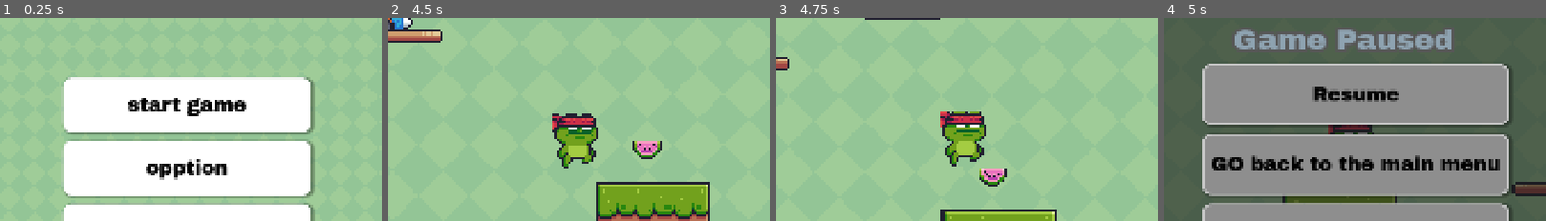
Above: before the commit, frames 1-4 (left to right).
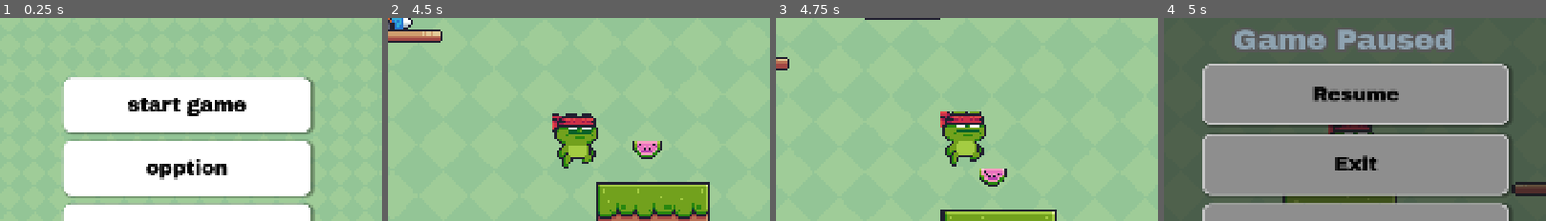
Above: after the commit, the same moments.

Repository: gamesphilo25-hash/godot-game-project
Game: Godot game, scene res://UI/main menue.tscn
The game is run twice, just before and just after one commit, with the same random seed, the same clock (stepped at 60 frames per second) and the same inputs.
Inputs:
- Up to frame 1 (0.25 s): no input
- Up to frame 2 (4.5 s): click "start game" at 0.5 s; hold D (right) 1.28-2.78 s; tap Space (jump) at 1.35, 1.52, 1.82, 2.1, 2.27, 2.57, 2.85, 3.6, 3.77, 4.07, 4.35 s; hold A (LEFT) 2.78-3.53 s; hold D (right) from 3.53 s (still down)
- Up to frame 3 (4.75 s): keep holding D (right); tap Space (jump) at 4.52 s
- Up to frame 4 (5 s): keep holding D (right); tap Space (jump) at 4.82 s; tap Escape (pause) at 4.9 s
The pictures show only the part of the screen within x 26-76%, y 21-71%; the shares and areas given below are measured in that part.

Frames 1-3 are identical in both runs. In frame 4, 3.2% of the frame differs, in the area x 12-88%, y 67-76%.

Commit message:
small change 2.0

Diff:
--- a/UI/canvas_layer.tscn
+++ /dev/null
@@ -1,80 +0,0 @@
-[gd_scene format=3 uid="uid://cdyui5vl600vc"]
-
-[ext_resource type="FontFile" uid="uid://dttdvx7wo0fay" path="res://world/stuff/BitcountSingle-VariableFont_CRSV,ELSH,ELXP,slnt,wght.ttf" id="1_bfbsr"]
-[ext_resource type="Texture2D" uid="uid://bclsoqepuhifd" path="res://world/stuff/cloectables/watermelon.svg" id="2_rxn48"]
-[ext_resource type="PackedScene" uid="uid://cndnuk5ddw02k" path="res://UI/pause.tscn" id="3_5xc7t"]
-[ext_resource type="Texture2D" uid="uid://dueohcohekhw3" path="res://icon.svg" id="4_rxn48"]
-
-[sub_resource type="StyleBoxFlat" id="StyleBoxFlat_e8p81"]
-bg_color = Color(0.50980395, 1, 0.19607843, 1)
-border_width_left = 6
-border_width_top = 6
-border_width_right = 6
-border_width_bottom = 6
-border_color = Color(1, 1, 1, 1)
-corner_radius_top_left = 6
-corner_radius_top_right = 6
-corner_radius_bottom_right = 6
-corner_radius_bottom_left = 6
-shadow_color = Color(0.25449643, 0.25449646, 0.25449637, 0.6)
-shadow_size = 5
-
-[node name="CanvasLayer" type="CanvasLayer" unique_id=1795012638]
-
-[node name="main panel" type="Panel" parent="." unique_id=1825308608]
-offset_left = 9.0
-offset_top = 7.0
-offset_right = 335.0
-offset_bottom = 112.0
-theme_override_styles/panel = SubResource("StyleBoxFlat_e8p81")
-
-[node name="Label" type="Label" parent="main panel" unique_id=826539608]
-unique_name_in_owner = true
-layout_mode = 1
-anchors_preset = 15
-anchor_right = 1.0
-anchor_bottom = 1.0
-offset_left = 32.0
-offset_top = 1.0
-offset_right = 32.0
-offset_bottom = 1.0
-grow_horizontal = 2
-grow_vertical = 2
-theme_override_fonts/font = ExtResource("1_bfbsr")
-theme_override_font_sizes/font_size = 39
-text = "POINTS:0"
-horizontal_alignment = 1
-vertical_alignment = 1
-
-[node name="TextureRect" type="TextureRect" parent="main panel" unique_id=1484073824]
-layout_mode = 1
-anchors_preset = 4
-anchor_top = 0.5
-anchor_bottom = 0.5
-offset_left = 15.0
-offset_top = -37.5
-offset_right = 94.0
-offset_bottom = 37.0
-grow_vertical = 2
-texture = ExtResource("2_rxn48")
-expand_mode = 1
-
-[node name="pause" parent="." unique_id=432055490 instance=ExtResource("3_5xc7t")]
-
-[node name="TouchScreenButton" type="TouchScreenButton" parent="." unique_id=1964719268]
-position = Vector2(95, 841)
-scale = Vector2(1.1640626, 1.0390625)
-texture_normal = ExtResource("4_rxn48")
-action = "right"
-
-[node name="TouchScreenButton2" type="TouchScreenButton" parent="." unique_id=813969464]
-position = Vector2(270.99997, 850.99994)
-scale = Vector2(1.2421876, 1.0390626)
-texture_normal = ExtResource("4_rxn48")
-action = "LEFT"
-
-[node name="TouchScreenButton3" type="TouchScreenButton" parent="." unique_id=1776068047]
-position = Vector2(183.00002, 625)
-scale = Vector2(1.2578126, 1.2812501)
-texture_normal = ExtResource("4_rxn48")
-action = "jump"
--- a/UI/main_menue.gd
+++ b/UI/main_menue.gd
@@ -1,14 +1,4 @@
 extends Node
-
-
-# Called when the node enters the scene tree for the first time.
-func _ready() -> void:
-	pass # Replace with function body.
-
-
-# Called every frame. 'delta' is the elapsed time since the previous frame.
-func _process(delta: float) -> void:
-	pass
 
 
 
--- a/UI/pause.tscn
+++ b/UI/pause.tscn
@@ -114,7 +114,7 @@
 theme_override_styles/pressed = SubResource("StyleBoxFlat_jq2cn")
 theme_override_styles/hover = SubResource("StyleBoxFlat_a5s8o")
 theme_override_styles/focus = SubResource("StyleBoxEmpty_ls4ot")
-text = "GO back to the main menu"
+text = "Exit"
 
 [node name="Button3" type="Button" parent="pause menue/VBoxContainer" unique_id=929353906]
 process_mode = 3
--- a/UI/pause_menue.gd
+++ b/UI/pause_menue.gd
@@ -20,5 +20,4 @@
 
 
 func _on_button_2_pressed() -> void:
-	get_tree().paused = false
-	get_tree().change_scene_to_file("res://world/stuff/main menue.tscn")
+	get_tree().quit()
